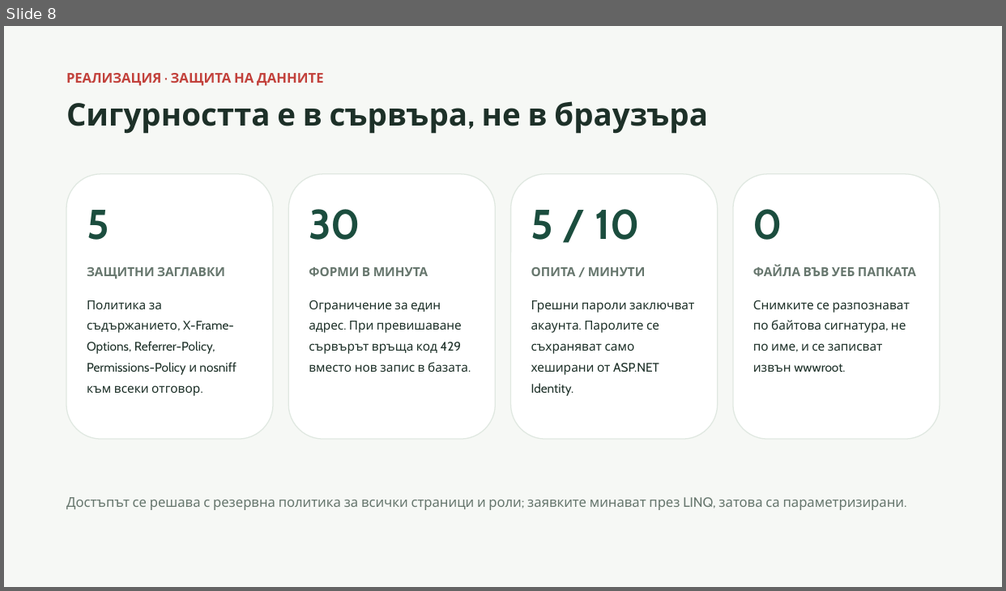
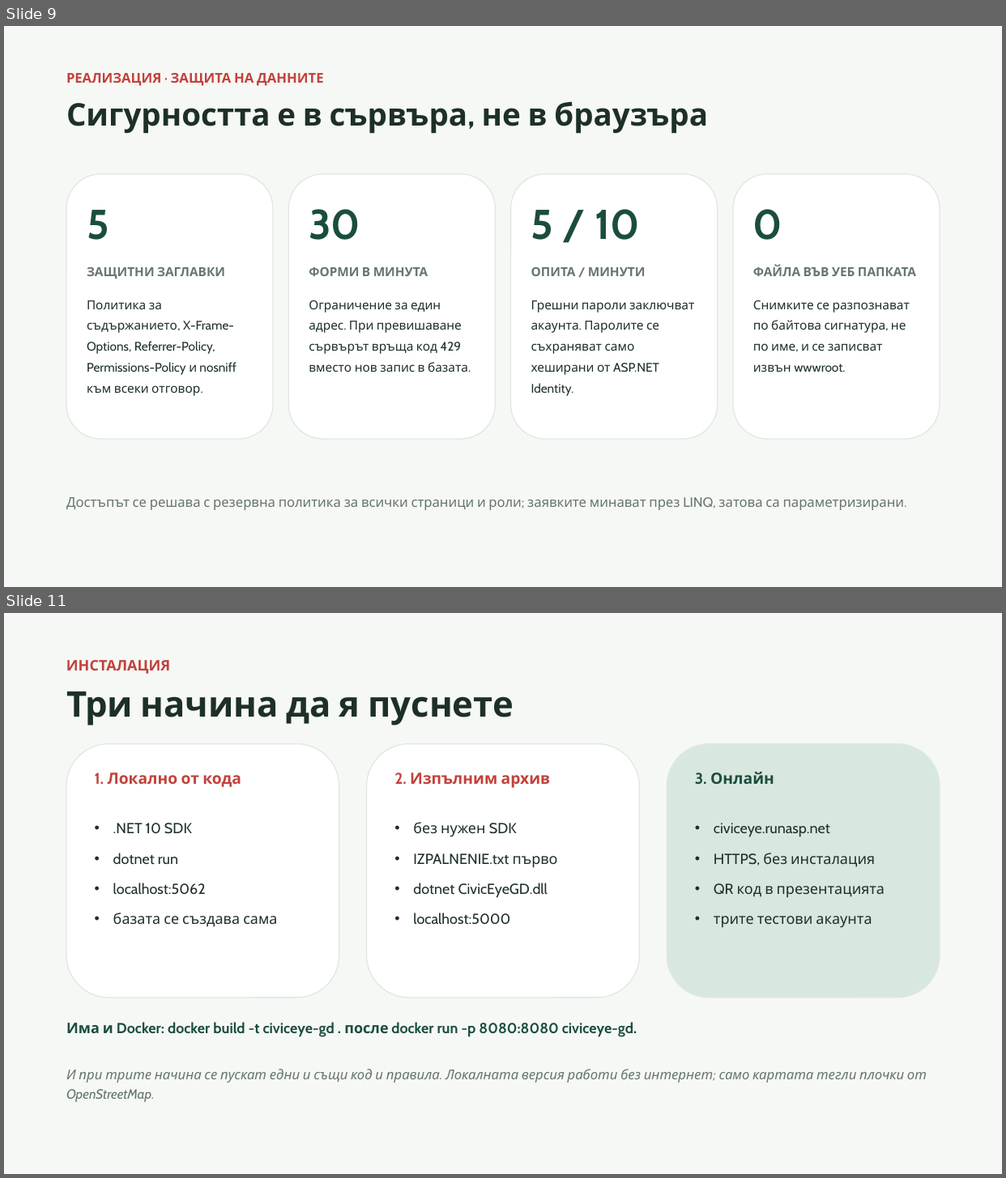
Before and after one commit to selinshengova-ai/CivicEyeGD, a slide deck: Docs/prezentacia-civiceye-gd.pptx. Shown one above the other, each under a label of ours: slide 8 before the commit, slides 9 and 11 after it; the slides between them are not shown. The pictures are 1006x591 and 1006x1178 pixels, drawn with LibreOffice and Linux fonts; fonts in the diff are those of the drawing. Boxes give left, top, right and bottom in pixels: in the first picture for what was removed or moved away, otherwise in the second. Text is boxed around its words. In the diff, an @@ line names an element or a change of style, - is before the commit and + after.

```diff
--- a/Docs/prezentacia-civiceye-gd.pptx
+++ b/Docs/prezentacia-civiceye-gd.pptx
@@ slide 11 added at [4,613,1002,1174], background #F6F8F5 @@
@@ text added at [66,660,170,674], 14 pt, text #C2413B, bold @@
+ИНСТАЛАЦИЯ
@@ text added at [66,692,513,726], 34 pt, text #1D3028, bold @@
+Три начина да я пуснете
@@ rounded rectangle added at [66,744,339,998], fill #FFFFFF, outline #E0E8E1 1 pt @@
@@ rounded rectangle added at [366,744,640,998], fill #FFFFFF, outline #E0E8E1 1 pt @@
@@ rounded rectangle added at [667,744,940,998], fill #D8E8DE, outline #E0E8E1 1 pt @@
@@ text added at [95,773,241,787], 15 pt, text #C2413B, bold @@
+1. Локално от кода
@@ text added at [394,773,551,788], 15 pt, text #C2413B, bold @@
+2. Изпълним архив
@@ text added at [695,772,774,784], 15 pt, text #1B4D3E, bold @@
+3. Онлайн
@@ text added at [113,823,277,927], 14 pt, text #1D3028 @@
+• .NET 10 SDK
+• dotnet run
+• localhost:5062
+• базата се създава сама
@@ text added at [413,822,558,925], 14 pt, text #1D3028 @@
+• без нужен SDK
+• IZPALNENIE.txt първо
+• dotnet CivicEyeGD.dll
+• localhost:5000
@@ text added at [714,823,884,928], 14 pt, text #1D3028 @@
+• civiceye.runasp.net
+• HTTPS, без инсталация
+• QR код в презентацията
+• трите тестови акаунта
@@ text added at [66,1022,637,1037], 14 pt, text #1B4D3E, bold @@
+Има и Docker: docker build -t civiceye-gd . после docker run -p 8080:8080 civiceye-gd.
@@ text added at [66,1069,927,1102], 13 pt, text #66766D, italic @@
+И при трите начина се пускат едни и същи код и правила. Локалната версия работи без интернет; само картата тегли плочки от OpenStreetMap.
@@ what was slide 8 is now slide 9 @@
```
Also in this commit, not shown: 5 slides changed, 1 other slide added, 5 other files.
